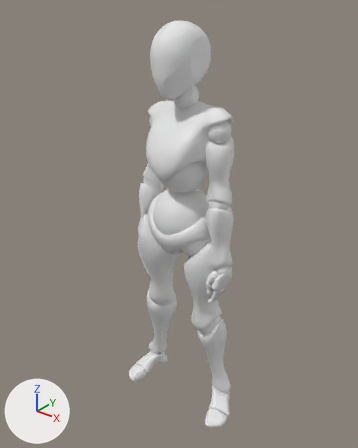
An edit to the FBX model Assets/3ClipseGame/Steam/Entities/Player/MainCharacter/Visuals/Animations/ExploreAnimations/ExploreIdle.fbx, drawn before and after from the same camera.
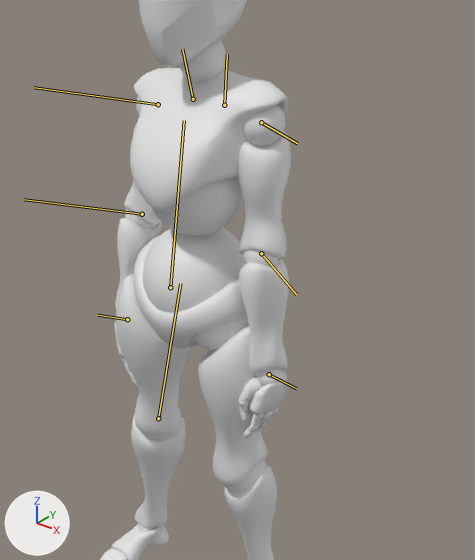
There are two pictures of each version: one whole from a 50 mm lens placed at (1.185, -1.49, 1.916), pointed at (-0.045, 0.046, 0.963), one close up on the part from 21% to 94% of the width and 14% to 83% of the height. The lights are fixed; the arrows at lower left show +X, +Y and +Z. Both versions are drawn at frame 27 of the action 'ExploreIdle'; the numbers are the values there. The bones that change are drawn over the model as lines in the close-ups.

The first close-up shows 'Beta_Joints', 'Beta_Surface'.
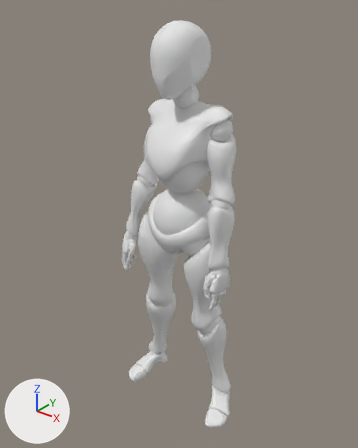
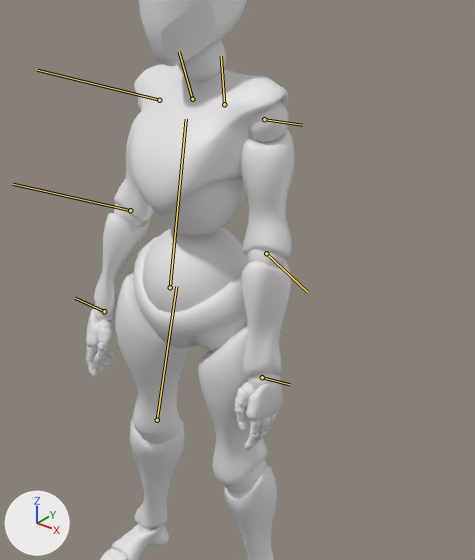
The change, as a diff of the scene's bpy script:
```diff
--- a/Assets/3ClipseGame/Steam/Entities/Player/MainCharacter/Visuals/Animations/ExploreAnimations/ExploreIdle.fbx.py
+++ b/Assets/3ClipseGame/Steam/Entities/Player/MainCharacter/Visuals/Animations/ExploreAnimations/ExploreIdle.fbx.py
@@ bone_mixamorig_leftshoulder @@
 bone_mixamorig_leftshoulder = bpy.data.objects['Armature'].pose.bones['mixamorig:LeftShoulder']  # child of 'mixamorig:Spine2'
-bone_mixamorig_leftshoulder.rotation_quaternion = (0.986, 0.031, -0.145, -0.072)  # degrees (5, -16, -9)
+bone_mixamorig_leftshoulder.rotation_quaternion = (0.988, 0.095, -0.103, -0.065)  # degrees (12, -11, -9)
@@ bone_mixamorig_leftarm @@
 bone_mixamorig_leftarm = bpy.data.objects['Armature'].pose.bones['mixamorig:LeftArm']  # child of 'mixamorig:LeftShoulder'
-bone_mixamorig_leftarm.rotation_quaternion = (0.777, 0.118, -0.142, -0.601)  # degrees (21, -5, -76)
+bone_mixamorig_leftarm.rotation_quaternion = (0.804, 0.079, -0.221, -0.547)  # degrees (22, -16, -72)
@@ bone_mixamorig_leftforearm @@
 bone_mixamorig_leftforearm = bpy.data.objects['Armature'].pose.bones['mixamorig:LeftForeArm']  # child of 'mixamorig:LeftArm'
-bone_mixamorig_leftforearm.rotation_quaternion = (1.0, 0.0, 0.028, 0.0)  # degrees (0, 3, 0)
+bone_mixamorig_leftforearm.rotation_quaternion = (0.999, -0.013, -0.016, -0.038)  # degrees (-1, -2, -4)
@@ bone_mixamorig_lefthand @@
 bone_mixamorig_lefthand = bpy.data.objects['Armature'].pose.bones['mixamorig:LeftHand']  # child of 'mixamorig:LeftForeArm'
-bone_mixamorig_lefthand.rotation_quaternion = (0.957, -0.282, -0.037, -0.058)  # degrees (-33, -6, -5)
+bone_mixamorig_lefthand.rotation_quaternion = (0.962, -0.268, 0.02, 0.054)  # degrees (-31, 4, 5)
@@ bone_mixamorig_rightshoulder @@
 bone_mixamorig_rightshoulder = bpy.data.objects['Armature'].pose.bones['mixamorig:RightShoulder']  # child of 'mixamorig:Spine2'
-bone_mixamorig_rightshoulder.rotation_quaternion = (0.987, 0.034, 0.126, 0.095)  # degrees (5, 14, 12)
+bone_mixamorig_rightshoulder.rotation_quaternion = (0.986, 0.121, 0.097, 0.067)  # degrees (15, 10, 9)
@@ bone_mixamorig_rightarm @@
 bone_mixamorig_rightarm = bpy.data.objects['Armature'].pose.bones['mixamorig:RightArm']  # child of 'mixamorig:RightShoulder'
-bone_mixamorig_rightarm.rotation_quaternion = (0.808, 0.219, 0.149, 0.526)  # degrees (31, 1, 66)
+bone_mixamorig_rightarm.rotation_quaternion = (0.829, 0.143, 0.267, 0.47)  # degrees (31, 18, 64)
@@ bone_mixamorig_rightforearm @@
 bone_mixamorig_rightforearm = bpy.data.objects['Armature'].pose.bones['mixamorig:RightForeArm']  # child of 'mixamorig:RightArm'
-bone_mixamorig_rightforearm.rotation_quaternion = (0.997, 0.0, 0.075, 0.0)  # degrees (0, 9, 0)
+bone_mixamorig_rightforearm.rotation_quaternion = (1.0, 0.0, 0.012, 0.0)  # degrees (0, 1, 0)
@@ bone_mixamorig_righthand @@
 bone_mixamorig_righthand = bpy.data.objects['Armature'].pose.bones['mixamorig:RightHand']  # child of 'mixamorig:RightForeArm'
-bone_mixamorig_righthand.rotation_quaternion = (0.983, -0.173, -0.008, 0.064)  # degrees (-20, 0, 7)
+bone_mixamorig_righthand.rotation_quaternion = (0.989, -0.139, 0.001, -0.059)  # degrees (-16, -1, -7)
@@ bone_mixamorig_rightupleg @@
 bone_mixamorig_rightupleg = bpy.data.objects['Armature'].pose.bones['mixamorig:RightUpLeg']  # child of 'mixamorig:Hips'
-bone_mixamorig_rightupleg.rotation_quaternion = (0.998, 0.037, 0.031, -0.051)  # degrees (4, 4, -6)
+bone_mixamorig_rightupleg.rotation_quaternion = (0.998, 0.029, 0.032, -0.049)  # degrees (3, 4, -6)
@@ bone_mixamorig_rightleg @@
 bone_mixamorig_rightleg = bpy.data.objects['Armature'].pose.bones['mixamorig:RightLeg']  # child of 'mixamorig:RightUpLeg'
-bone_mixamorig_rightleg.rotation_quaternion = (0.996, -0.037, -0.084, -0.004)  # degrees (-4, -10, 0)
+bone_mixamorig_rightleg.rotation_quaternion = (0.996, -0.019, -0.084, -0.009)  # degrees (-2, -10, -1)
```

Where the change shows, as pixel boxes (x1, y1, x2, y2) in the close-ups (475 x 560 px):
'Beta_Surface', posed
    before: (100, 0, 291, 560)
    after: (86, 0, 294, 560)
'Beta_Joints', posed (23% wider)
    before: (122, 40, 286, 530)
    after: (86, 39, 288, 530)
bone 'mixamorig:LeftShoulder', root to tip
    before: (224, 105) to (227, 54)
    after: (224, 104) to (221, 56)
bone 'mixamorig:LeftArm', root to tip
    before: (261, 122) to (297, 143)
    after: (264, 119) to (302, 125)
bone 'mixamorig:LeftForeArm', root to tip
    before: (261, 253) to (296, 294)
    after: (266, 253) to (307, 292)
bone 'mixamorig:LeftHand', root to tip
    before: (269, 374) to (296, 388)
    after: (262, 377) to (289, 384)
bone 'mixamorig:RightShoulder', root to tip
    before: (193, 99) to (182, 49)
    after: (192, 99) to (179, 51)
bone 'mixamorig:RightArm', root to tip
    before: (158, 104) to (34, 87)
    after: (159, 100) to (37, 70)
bone 'mixamorig:RightForeArm', root to tip
    before: (142, 214) to (24, 199)
    after: (130, 210) to (13, 184)
bone 'mixamorig:RightHand', root to tip
    before: (127, 319) to (97, 315)
    after: (104, 311) to (75, 298)
bone 'mixamorig:RightUpLeg', root to tip
    before: (170, 287) to (184, 120)
    after: (170, 287) to (186, 119)
bone 'mixamorig:RightLeg', root to tip
    before: (158, 418) to (180, 283)
    after: (157, 420) to (176, 286)
